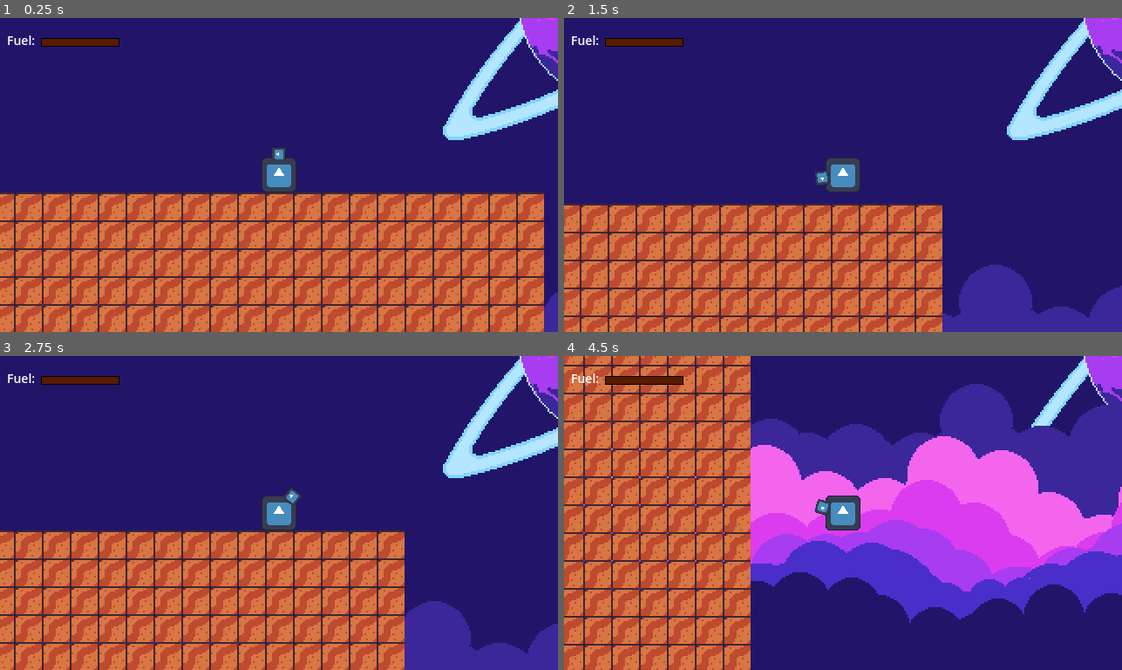
Above: before the commit, frames 1-4 (two rows, left to right).
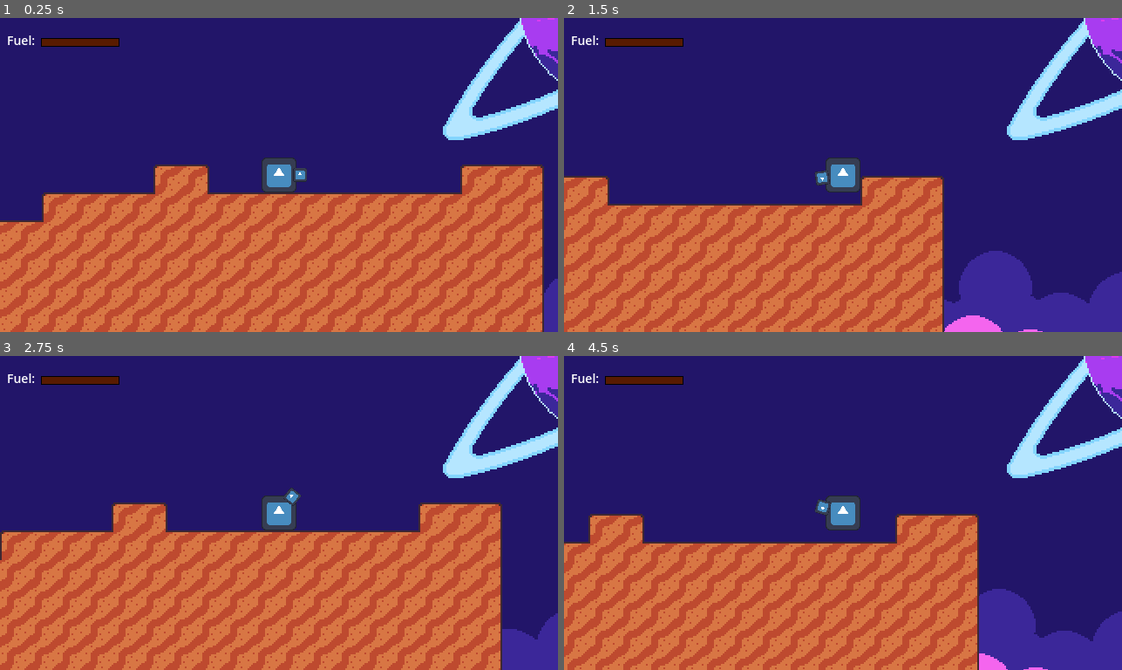
Above: after the commit, the same moments.

Repository: Renan-G-projec/A-Journey-Of-A-Robot
Game: Godot game, scene res://scenes/main_game.tscn
The game is run twice, just before and just after one commit, with the same random seed, the same clock (stepped at 60 frames per second) and the same inputs. The engine's default icon, where the game draws it, is replaced by a stand-in: a white triangle on a blue panel in a dark square.
Inputs (mouse positions are in pixels of both pictures, inside the frame that each line leads up to):
- Up to frame 1 (0.25 s): no input
- Up to frame 2 (1.5 s): tap Enter at 0.5 s; move the mouse to (965, 159) at 0.52 s; press the mouse at (965, 159) at 0.53 s; hold Right (ui_right) from 0.53 s (still down); tap Up at 0.77 s; move the mouse to (731, 190) at 1.27 s; release the mouse at (731, 190) at 1.28 s; tap Space (UseJetpack) at 1.35 s
- Up to frame 3 (2.75 s): tap Up at 1.52 s; move the mouse to (334, 443) at 2.02 s; release Right (ui_right) at 2.03 s; hold Left (ui_left) from 2.03 s (still down); tap Alt at 2.1 s
- Up to frame 4 (4.5 s): move the mouse to (815, 575) at 2.77 s; release Left (ui_left) at 2.78 s; hold Right (ui_right) 2.78-4.28 s; tap Shift at 2.85 s; click (815, 575) at 2.92 s; tap Up at 3.02, 3.77 s; move the mouse to (1010, 560) at 3.52 s; press the mouse at (1010, 560) at 3.53 s; move the mouse to (675, 465) at 4.27 s; release the mouse at (675, 465) at 4.28 s; hold Left (ui_left) from 4.28 s (still down); tap Space (UseJetpack) at 4.35 s

The runs differ from the first frame. In frame 1, 8.2% of the frame differs, in the area x 0-100%, y 41-100%; in frame 2, 12%; in frame 3, 36%; in frame 4, 79%, in the area x 0-100%, y 0-100%.

Commit message:
Better Map Generation Via Noise

Diff:
--- a/scripts/map.gd
+++ b/scripts/map.gd
@@ -22,7 +22,10 @@
 	tiles_life.erase(tile)
 
 func _ready() -> void:
+	fast_noise_lite.noise_type = FastNoiseLite.TYPE_SIMPLEX_SMOOTH
+	fast_noise_lite.frequency = 0.07
 	layer.clear()
+	fast_noise_lite.seed = randi()
 	generateMap()
 
 	#var world_width: int = 30
@@ -49,9 +52,23 @@
 
 func generateMap() -> void:
 	print("Generating map cells...")
-	for x in range (30):
-		for y in range (30):
-			layer.set_cell(Vector2i(x, y), 0, Vector2i(1, 1))
-	print("Finished setting cells!")
-	var used_cells := layer.get_used_cells()
-	print("Cells in memory: ", used_cells.size())
+	var world_width: int = 30
+	var world_height: int = 30
+	var spike_height: int = 4
+	var top_wall: int = 5
+	var bottom_wall: int = 25
+	var tiles_to_place: Array[Vector2i] = []
+	var min_body_thickness: int = 15
+
+	for x in range (world_width):
+		var top_noise := fast_noise_lite.get_noise_1d(x+500)
+		var current_top := top_wall + int(top_noise * spike_height)
+
+		var bottom_noise := fast_noise_lite.get_noise_1d((x*-10)-500)
+		var current_bottom := top_wall + min_body_thickness + int(bottom_noise * spike_height)
+
+		for y in range(current_top, current_bottom):
+			tiles_to_place.push_back(Vector2i(x, y))
+
+	layer.set_cells_terrain_connect(tiles_to_place, 0, 0)
+	print("Total tiles placed: ", tiles_to_place.size())
